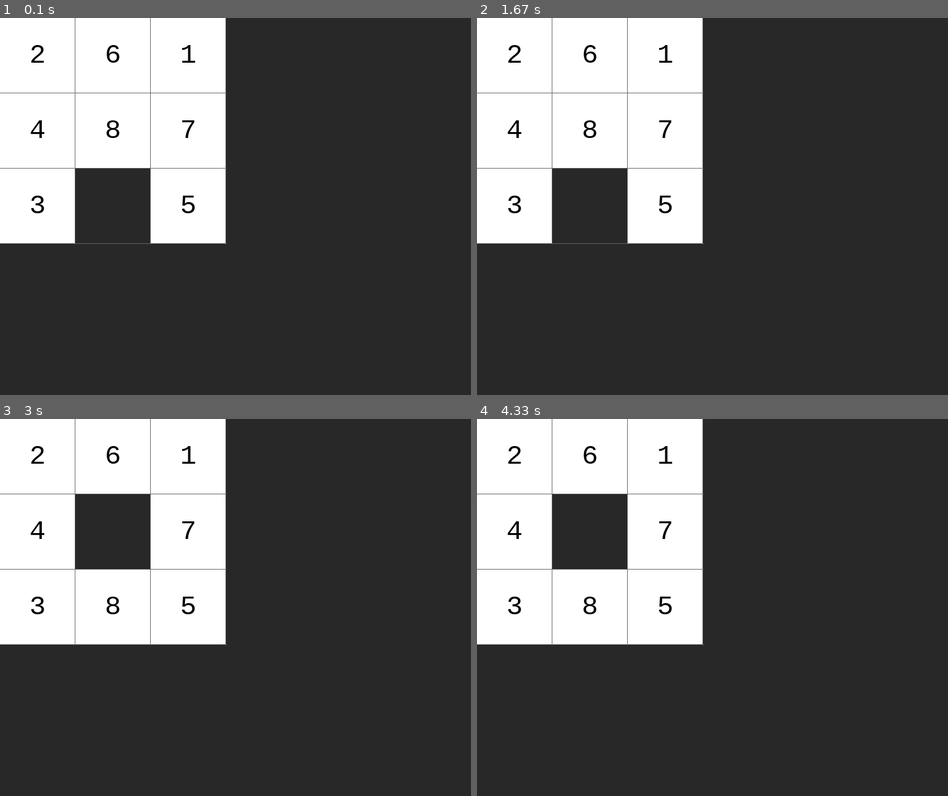
Above: before the commit, frames 1-4 (two rows, left to right).
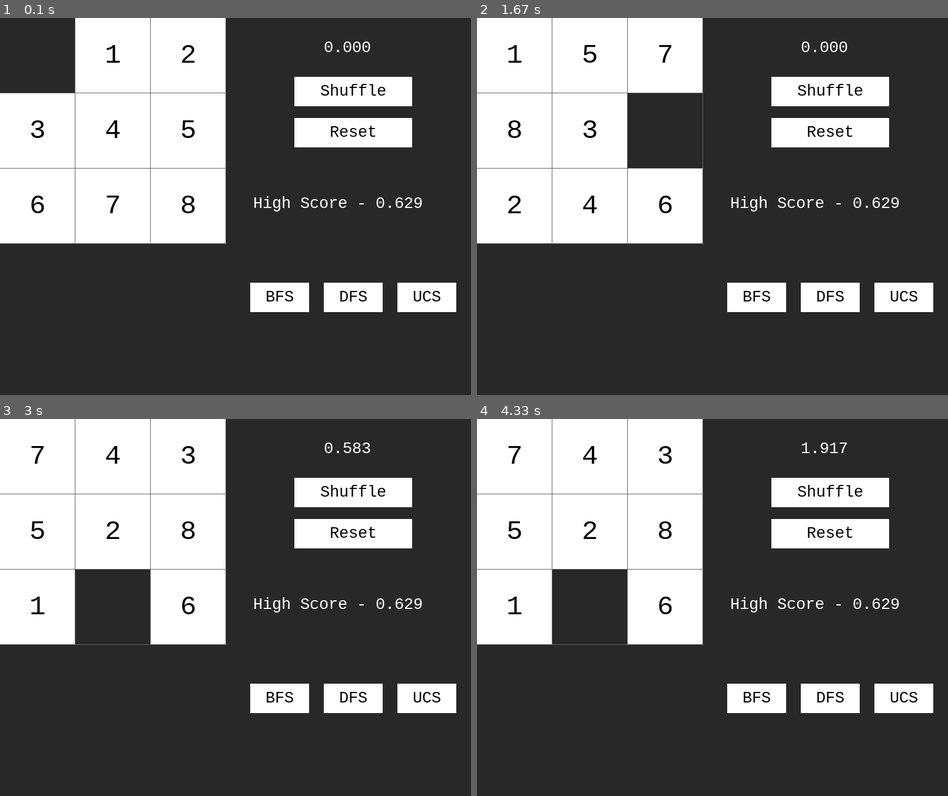
Above: after the commit, the same moments.

Repository: ThongNguyenDT/puzzle-pygame
Game: pygame game, started from main.py
The game is run twice, just before and just after one commit, with the same random seed, the same clock (stepped at 60 frames per second) and the same inputs.
Inputs (mouse positions are in pixels of both pictures, inside the frame that each line leads up to):
- Up to frame 1 (0.1 s): no input
- Up to frame 2 (1.67 s): click (830, 93) at 0.38 s, where only the run after the commit has a clickable "Shuffle"
- Up to frame 3 (3 s): click (113, 468) at 1.72 s; click (122, 532) at 2.05 s
- Up to frame 4 (4.33 s): no input

The runs differ from the first frame. In frame 1, 14% of the frame differs, in the area x 0-97%, y 0-79%; in frame 2, 14%; in frame 3, 14%, in the area x 6-97%, y 6-79%; in frame 4, 14%.

Commit message:
auto play 8puzzle ai no learn

Diff:
--- /dev/null
+++ b/bfs.py
@@ -0,0 +1,56 @@
+import numpy as np
+from collections import deque
+
+class BFS:
+    def __init__(self, puzzle_size=3):
+        self.PUZZLE_SIZE = puzzle_size
+        self.GOAL_STATE = np.arange(0, puzzle_size * puzzle_size).reshape(puzzle_size, puzzle_size)
+        self.MOVES = [(0, -1), (0, 1), (-1, 0), (1, 0)]
+        self.MOVE_NAMES = ['Left', 'Right', 'Up', 'Down']
+
+    def get_neighbors(self, state):
+        neighbors = []
+        empty_pos = np.where(np.array(state) == 0)
+        empty_row, empty_col = empty_pos[0][0], empty_pos[1][0]
+
+        for move, move_name in zip(self.MOVES, self.MOVE_NAMES):
+            new_row, new_col = empty_row + move[0], empty_col + move[1]
+            if 0 <= new_row < self.PUZZLE_SIZE and 0 <= new_col < self.PUZZLE_SIZE:
+                new_state = state.copy()
+                new_state[empty_row, empty_col], new_state[new_row, new_col] = new_state[new_row, new_col], new_state[empty_row, empty_col]
+                neighbors.append((new_state, move_name))
+
+        return neighbors
+
+    def solve_puzzle(self, initial_state):
+        visited = set()
+        queue = deque([(initial_state, [])])
+
+        while queue:
+            current_state, moves = queue.popleft()
+
+            if np.array_equal(current_state, self.GOAL_STATE):
+                return moves
+
+            if tuple(map(tuple, current_state)) in visited:
+                continue
+
+            visited.add(tuple(map(tuple, current_state)))
+
+            for neighbor_state, move_name in self.get_neighbors(current_state):
+                if tuple(map(tuple, neighbor_state)) not in visited:
+                    queue.append((neighbor_state, moves + [move_name]))
+
+        return None  # If no solution is found
+
+    def solve_and_print_solution(self, initial_state):
+        solution = self.solve_puzzle(initial_state)
+        if solution:
+            print("Solution:", solution)
+        else:
+            print("No solution found.")
+
+# # Example usage:
+# initial_state = np.array([[8, 2, 4], [1, 6, 3], [5, 0, 7]])
+# puzzle_solver = BFS()
+# puzzle_solver.solve_and_print_solution(initial_state)
--- /dev/null
+++ b/dfs.py
@@ -0,0 +1,50 @@
+import numpy as np
+
+class DFS:
+    def __init__(self, puzzle_size=3):
+        self.PUZZLE_SIZE = puzzle_size
+        self.GOAL_STATE = np.arange(0, puzzle_size * puzzle_size).reshape(puzzle_size, puzzle_size)
+        self.MOVES = [(0, -1), (0, 1), (-1, 0), (1, 0)]
+        self.MOVE_NAMES = ['Left', 'Right', 'Up', 'Down']
+
+    def get_neighbors(self, state):
+        neighbors = []
+        empty_pos = np.where(np.array(state) == 0)
+        empty_row, empty_col = empty_pos[0][0], empty_pos[1][0]
+
+        for move, move_name in zip(self.MOVES, self.MOVE_NAMES):
+            new_row, new_col = empty_row + move[0], empty_col + move[1]
+            if 0 <= new_row < self.PUZZLE_SIZE and 0 <= new_col < self.PUZZLE_SIZE:
+                new_state = state.copy()
+                new_state[empty_row, empty_col], new_state[new_row, new_col] = new_state[new_row, new_col], new_state[empty_row, empty_col]
+                neighbors.append((new_state, move_name))
+
+        return neighbors
+
+    def solve_puzzle(self, initial_state):
+        visited = set()
+        stack = [(initial_state, [])]
+
+        while stack:
+            current_state, moves = stack.pop()
+
+            if np.array_equal(current_state, self.GOAL_STATE):
+                return moves
+
+            if tuple(map(tuple, current_state)) in visited:
+                continue
+
+            visited.add(tuple(map(tuple, current_state)))
+
+            for neighbor_state, move_name in self.get_neighbors(current_state):
+                if tuple(map(tuple, neighbor_state)) not in visited:
+                    stack.append((neighbor_state, moves + [move_name]))
+
+        return None  # If no solution is found
+
+    def solve_and_print_solution(self, initial_state):
+        solution = self.solve_puzzle(initial_state)
+        if solution:
+            print("Solution:", solution)
+        else:
+            print("No solution found.")
--- /dev/null
+++ b/high_score.txt
@@ -0,0 +1 @@
+0.629
--- a/main.py
+++ b/main.py
@@ -1,8 +1,14 @@
-from numpy.random import default_rng
 import pygame
+import random
 import time
+
+from bfs import BFS
+from dfs import DFS
 from sprite import *
 from settings import *
+import numpy as np
+
+from ucs import UCS
 
 
 class Game:
@@ -11,20 +17,67 @@
         self.screen = pygame.display.set_mode((WIDTH, HEIGHT))
         pygame.display.set_caption(title)
         self.clock = pygame.time.Clock()
+        self.shuffle_time = 0
+        self.start_shuffle = False
+        self.previous_choice = ""
+        self.start_autoplay = False
+        self.steps = np.array([])
+        self.step_autoplay = 0
+        self.start_game = False
+        self.start_timer = False
+        self.elapsed_time = 0
+        self.high_score = float(self.get_high_scores()[0])
+
+    def get_high_scores(self):
+        with open("high_score.txt", "r") as file:
+            scores = file.read().splitlines()
+        return scores
+
+    def save_score(self):
+        with open("high_score.txt", "w") as file:
+            file.write(str("%.3f\n" % self.high_score))
 
     def create_game(self):
-        grid = [
-            [x + y * GAME_SIZE for x in range(1, GAME_SIZE + 1)]
-            for y in range(GAME_SIZE)
-        ]
-        grid[-1][-1] = 0
+        grid = [[x + y * GAME_SIZE - 1 for x in range(1, GAME_SIZE + 1)] for y in range(GAME_SIZE)]
+        # grid[-1][-1] = 0
         return grid
 
-    def create_rdgame(self):
-        rng = default_rng()
-        numbers = rng.choice(9, size=9, replace=False)
-        grid = numbers.reshape((3, 3)).tolist()
-        return grid
+    def shuffle(self):
+        possible_moves = []
+        for row, tiles in enumerate(self.tiles):
+            for col, tile in enumerate(tiles):
+                if tile.text == "empty":
+                    if tile.right():
+                        possible_moves.append("right")
+                    if tile.left():
+                        possible_moves.append("left")
+                    if tile.up():
+                        possible_moves.append("up")
+                    if tile.down():
+                        possible_moves.append("down")
+                    break
+            if len(possible_moves) > 0:
+                break
+
+        if self.previous_choice == "right":
+            possible_moves.remove("left") if "left" in possible_moves else possible_moves
+        elif self.previous_choice == "left":
+            possible_moves.remove("right") if "right" in possible_moves else possible_moves
+        elif self.previous_choice == "up":
+            possible_moves.remove("down") if "down" in possible_moves else possible_moves
+        elif self.previous_choice == "down":
+            possible_moves.remove("up") if "up" in possible_moves else possible_moves
+
+        choice = random.choice(possible_moves)
+        self.previous_choice = choice
+        if choice == "right":
+            self.tiles_grid[row][col], self.tiles_grid[row][col + 1] = self.tiles_grid[row][col + 1], self.tiles_grid[row][col]
+        elif choice == "left":
+            self.tiles_grid[row][col], self.tiles_grid[row][col - 1] = self.tiles_grid[row][col - 1], self.tiles_grid[row][col]
+        elif choice == "up":
+            self.tiles_grid[row][col], self.tiles_grid[row - 1][col] = self.tiles_grid[row - 1][col], self.tiles_grid[row][col]
+        elif choice == "down":
+            self.tiles_grid[row][col], self.tiles_grid[row + 1][col] = self.tiles_grid[row + 1][col], self.tiles_grid[row][col]
 
     def draw_tiles(self):
         self.tiles = []
@@ -36,40 +89,84 @@
                 else:
                     self.tiles[row].append(Tile(self, col, row, "empty"))
 
+
     def new(self):
         self.all_sprites = pygame.sprite.Group()
-        self.tiles_grid = self.create_rdgame()
+        self.tiles_grid = self.create_game()
         self.tiles_grid_completed = self.create_game()
+        self.elapsed_time = 0
+        self.start_timer = False
+        self.start_game = False
+        self.start_autoplay = False
+        self.start_autoplay = False
+        self.steps = np.array([])
+        self.step_autoplay = 0
+        self.buttons_list = []
+        self.buttons_list.append(Button(500, 100, 200, 50, "Shuffle", WHITE, BLACK))
+        self.buttons_list.append(Button(500, 170, 200, 50, "Reset", WHITE, BLACK))
+        self.buttons_list.append(Button(425, 450, 100, 50, "BFS", WHITE, BLACK))
+        self.buttons_list.append(Button(550, 450, 100, 50, "DFS", WHITE, BLACK))
+        self.buttons_list.append(Button(675, 450, 100, 50, "UCS", WHITE, BLACK))
         self.draw_tiles()
 
     def run(self):
         self.playing = True
         while self.playing:
             self.clock.tick(FPS)
-            self.event()
+            self.events()
             self.update()
             self.draw()
 
     def update(self):
+        if self.start_game:
+            if self.tiles_grid == self.tiles_grid_completed:
+                self.start_game = False
+                if self.high_score > 0:
+                    self.high_score = self.elapsed_time if self.elapsed_time < self.high_score else self.high_score
+                else:
+                    self.high_score = self.elapsed_time
+                self.save_score()
+
+            if self.start_timer:
+                self.timer = time.time()
+                self.start_timer = False
+            self.elapsed_time = time.time() - self.timer
+
+        if self.start_shuffle:
+            self.shuffle()
+            self.draw_tiles()
+            self.shuffle_time += 1
+            if self.shuffle_time > 120:
+                self.start_shuffle = False
+                self.start_game = True
+                self.start_timer = True
+
+        if self.start_autoplay:
+            if self.autoplay():
+                self.start_autoplay = False
+                time.sleep(5)
+                self.new()
+            self.draw_tiles()
+
         self.all_sprites.update()
 
     def draw_grid(self):
         for row in range(-1, GAME_SIZE * BOXSIZE, BOXSIZE):
-            pygame.draw.line(
-                self.screen, LIGHTGREY, (row, 0), (row, BOXSIZE * GAME_SIZE)
-            )
+            pygame.draw.line(self.screen, LIGHTGREY, (row, 0), (row, GAME_SIZE * BOXSIZE))
         for col in range(-1, GAME_SIZE * BOXSIZE, BOXSIZE):
-            pygame.draw.line(
-                self.screen, LIGHTGREY, (0, col), (BOXSIZE * GAME_SIZE, col)
-            )
+            pygame.draw.line(self.screen, LIGHTGREY, (0, col), (GAME_SIZE * BOXSIZE, col))
 
     def draw(self):
         self.screen.fill(BGCOLOUR)
         self.all_sprites.draw(self.screen)
         self.draw_grid()
+        for button in self.buttons_list:
+            button.draw(self.screen)
+        UIElement(550, 35, "%.3f" % self.elapsed_time).draw(self.screen)
+        UIElement(430, 300, "High Score - %.3f" % (self.high_score if self.high_score > 0 else 0)).draw(self.screen)
         pygame.display.flip()
 
-    def event(self):
+    def events(self):
         for event in pygame.event.get():
             if event.type == pygame.QUIT:
                 pygame.quit()
@@ -81,44 +178,84 @@
                     for col, tile in enumerate(tiles):
                         if tile.click(mouse_x, mouse_y):
                             if tile.right() and self.tiles_grid[row][col + 1] == 0:
-                                (
-                                    self.tiles_grid[row][col + 1],
-                                    self.tiles_grid[row][col],
-                                ) = (
-                                    self.tiles_grid[row][col],
-                                    self.tiles_grid[row][col + 1],
-                                )
+                                self.tiles_grid[row][col], self.tiles_grid[row][col + 1] = self.tiles_grid[row][col + 1], self.tiles_grid[row][col]
+
                             if tile.left() and self.tiles_grid[row][col - 1] == 0:
-                                (
-                                    self.tiles_grid[row][col - 1],
-                                    self.tiles_grid[row][col],
-                                ) = (
-                                    self.tiles_grid[row][col],
-                                    self.tiles_grid[row][col - 1],
-                                )
+                                self.tiles_grid[row][col], self.tiles_grid[row][col - 1] = self.tiles_grid[row][col - 1], self.tiles_grid[row][col]
+
                             if tile.up() and self.tiles_grid[row - 1][col] == 0:
-                                (
-                                    self.tiles_grid[row - 1][col],
-                                    self.tiles_grid[row][col],
-                                ) = (
-                                    self.tiles_grid[row][col],
-                                    self.tiles_grid[row - 1][col],
-                                )
+                                self.tiles_grid[row][col], self.tiles_grid[row - 1][col] = self.tiles_grid[row - 1][col], self.tiles_grid[row][col]
+
                             if tile.down() and self.tiles_grid[row + 1][col] == 0:
-                                (
-                                    self.tiles_grid[row + 1][col],
-                                    self.tiles_grid[row][col],
-                                ) = (
-                                    self.tiles_grid[row][col],
-                                    self.tiles_grid[row + 1][col],
-                                )
+                                self.tiles_grid[row][col], self.tiles_grid[row + 1][col] = self.tiles_grid[row + 1][col], self.tiles_grid[row][col]
 
                             self.draw_tiles()
 
+                for button in self.buttons_list:
+                    if button.click(mouse_x, mouse_y):
+                        if button.text == "Shuffle":
+                            self.shuffle_time = 0
+                            self.start_shuffle = True
+                        if button.text == "Reset":
+                            self.new()
+                        if button.text == "BFS":
+                            self.autoplay(0)
+                            self.start_autoplay = True
+                        if button.text == "DFS":
+                            self.autoplay(1)
+                            self.start_autoplay = True
+                        if button.text == "UCS":
+                            self.autoplay(2)
+                            self.start_autoplay = True
+
+    def autoplay(self, i=2):
+        if self.step_autoplay == 0:
+
+            if i == 0:
+                s = BFS()
+                path = s.solve_puzzle(np.array(self.tiles_grid))
+                print(str(path))
+                self.steps = path
+            if i == 1:
+                s = DFS()
+                path = s.solve_puzzle(np.array(self.tiles_grid))
+                print(str(path))
+                self.steps = path
+            if i == 2:
+                puzzle_solver = UCS()
+                path = puzzle_solver.solve_puzzle(np.array(self.tiles_grid))
+                self.steps = path
+                print(path)
+
+        if self.step_autoplay == len(self.steps):
+            return True
+
+
+        print(np.array(self.tiles_grid))
+        step = self.steps[self.step_autoplay]
+        print(step)
+
+
+
+        empty_pos = np.where(np.array(self.tiles_grid) == 0)
+        row, col = empty_pos[0][0], empty_pos[1][0]
+
+        print(row)
+        print(col)
+        if step == "Right":
+            self.tiles_grid[row][col], self.tiles_grid[row][col + 1] = self.tiles_grid[row][col + 1], self.tiles_grid[row][col]
+        elif step == "Left":
+            self.tiles_grid[row][col], self.tiles_grid[row][col - 1] = self.tiles_grid[row][col - 1], self.tiles_grid[row][col]
+        elif step == "Up":
+            self.tiles_grid[row][col], self.tiles_grid[row - 1][col] = self.tiles_grid[row - 1][col], self.tiles_grid[row][col]
+        elif step == "Down":
+            self.tiles_grid[row][col], self.tiles_grid[row + 1][col] = self.tiles_grid[row + 1][col], self.tiles_grid[row][col]
+        self.step_autoplay += 1
+        return False
+
+
 
 game = Game()
-
-
 while True:
     game.new()
     game.run()
--- a/sprite.py
+++ b/sprite.py
@@ -29,19 +29,47 @@
         self.rect.y = self.y * BOXSIZE
 
     def click(self, mouse_x, mouse_y):
-        return (
-            self.rect.left <= mouse_x <= self.rect.right
-            and self.rect.top <= mouse_y <= self.rect.bottom
-        )
+        return self.rect.left <= mouse_x <= self.rect.right and self.rect.top <= mouse_y <= self.rect.bottom
+
+    def right(self):
+        return self.rect.x + BOXSIZE < GAME_SIZE * BOXSIZE
 
     def left(self):
         return self.rect.x - BOXSIZE >= 0
-
-    def right(self):
-        return self.rect.x + BOXSIZE < GAME_SIZE * BOXSIZE
 
     def up(self):
         return self.rect.y - BOXSIZE >= 0
 
     def down(self):
         return self.rect.y + BOXSIZE < GAME_SIZE * BOXSIZE
+
+
+class UIElement:
+    def __init__(self, x, y, text):
+        self.x, self.y = x, y
+        self.text = text
+
+    def draw(self, screen):
+        font = pygame.font.SysFont("Consolas", 30)
+        text = font.render(self.text, True, WHITE)
+        screen.blit(text, (self.x, self.y))
+
+
+class Button:
+    def __init__(self, x, y, width, height, text, colour, text_colour):
+        self.colour, self.text_colour = colour, text_colour
+        self.width, self.height = width, height
+        self.x, self.y = x, y
+        self.text = text
+
+    def draw(self, screen):
+        pygame.draw.rect(screen, self.colour, (self.x, self.y, self.width, self.height))
+        font = pygame.font.SysFont("Consolas", 30)
+        text = font.render(self.text, True, self.text_colour)
+        self.font_size = font.size(self.text)
+        draw_x = self.x + (self.width / 2) - self.font_size[0] / 2
+        draw_y = self.y + (self.height / 2) - self.font_size[1] / 2
+        screen.blit(text, (draw_x, draw_y))
+
+    def click(self, mouse_x, mouse_y):
+        return self.x <= mouse_x <= self.x + self.width and self.y <= mouse_y <= self.y + self.height
--- /dev/null
+++ b/ucs.py
@@ -0,0 +1,64 @@
+import heapq
+import numpy as np
+
+class UCS:
+    def __init__(self):
+        self.MOVES = [(0, -1), (0, 1), (-1, 0), (1, 0)]
+        self.MOVE_NAMES = ['Left', 'Right', 'Up', 'Down']
+        self.GOAL_STATE = np.arange(0, 9).reshape(3, 3)
+
+    def solve_puzzle(self, initial_state):
+        initial_state = np.array(initial_state).reshape((9,1)).flatten().tolist()
+        def is_goal(puzzle):
+            return puzzle == self.GOAL_STATE.reshape((9,1)).flatten().tolist()
+
+        def generate_successors(puzzle, cost):
+            successors = []
+            empty_cell = puzzle.index(0)
+
+            for move, move_name in zip(self.MOVES, self.MOVE_NAMES):
+                new_row = empty_cell // 3 + move[0]
+                new_col = empty_cell % 3 + move[1]
+
+                if 0 <= new_row < 3 and 0 <= new_col < 3:
+                    new_puzzle = puzzle[:]
+                    new_index = new_row * 3 + new_col
+                    new_puzzle[empty_cell], new_puzzle[new_index] = new_puzzle[new_index], new_puzzle[empty_cell]
+                    successors.append((new_puzzle, move_name, cost + 1))
+
+            return successors
+
+        visited = set()
+        frontier = []
+        start = (initial_state, None, None, 0)
+        heapq.heappush(frontier, start)
+
+        while frontier:
+            current_puzzle, parent, action, cost = heapq.heappop(frontier)
+
+            if is_goal(current_puzzle):
+                path = []
+                while action:
+                    path.append(action)
+                    current_puzzle, action, parent, cost = parent
+                return path[::-1]
+
+            visited.add(tuple(current_puzzle))
+
+            for successor_puzzle, successor_action, successor_cost in generate_successors(current_puzzle, cost):
+                if tuple(successor_puzzle) not in visited:
+                    heapq.heappush(frontier, (successor_puzzle, (current_puzzle, action, parent, cost), successor_action, successor_cost))
+
+        return None
+
+# Example usage:
+# initial_state = [1, 2, 3, 4, 0, 5, 6, 7, 8]
+# goal_state = [1, 2, 3, 4, 5, 6, 7, 8, 0]
+#
+# solver = UCS()
+# path = solver.solve_puzzle(initial_state)
+#
+# if path:
+#     print("Solution Path:", path)
+# else:
+#     print("No solution found.")
